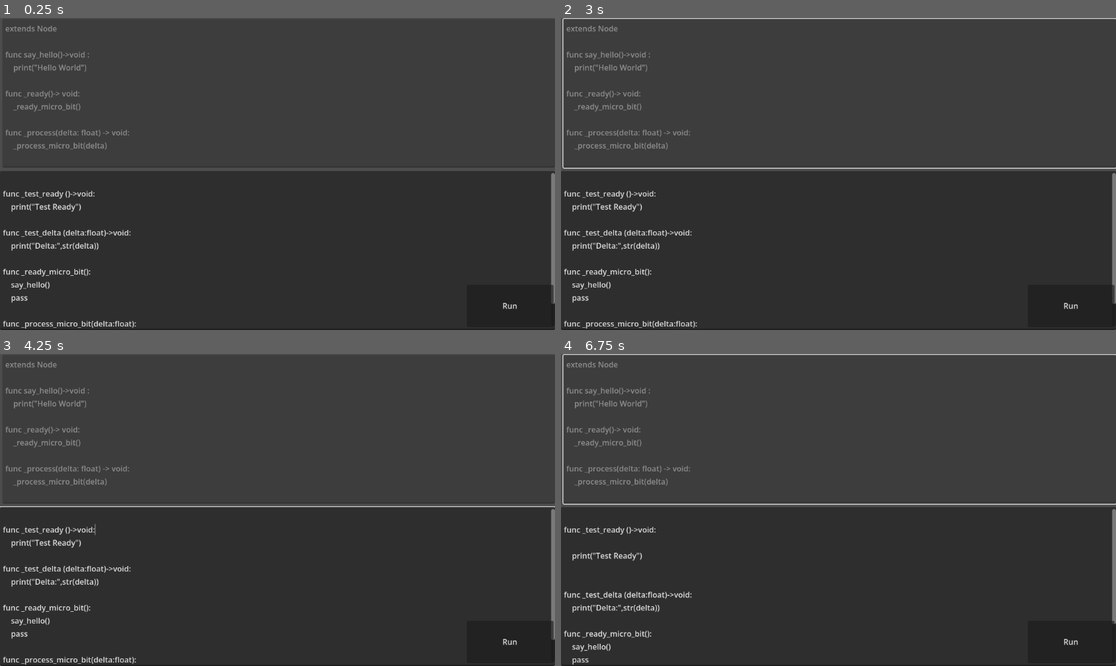
Above: before the commit, frames 1-4 (two rows, left to right).
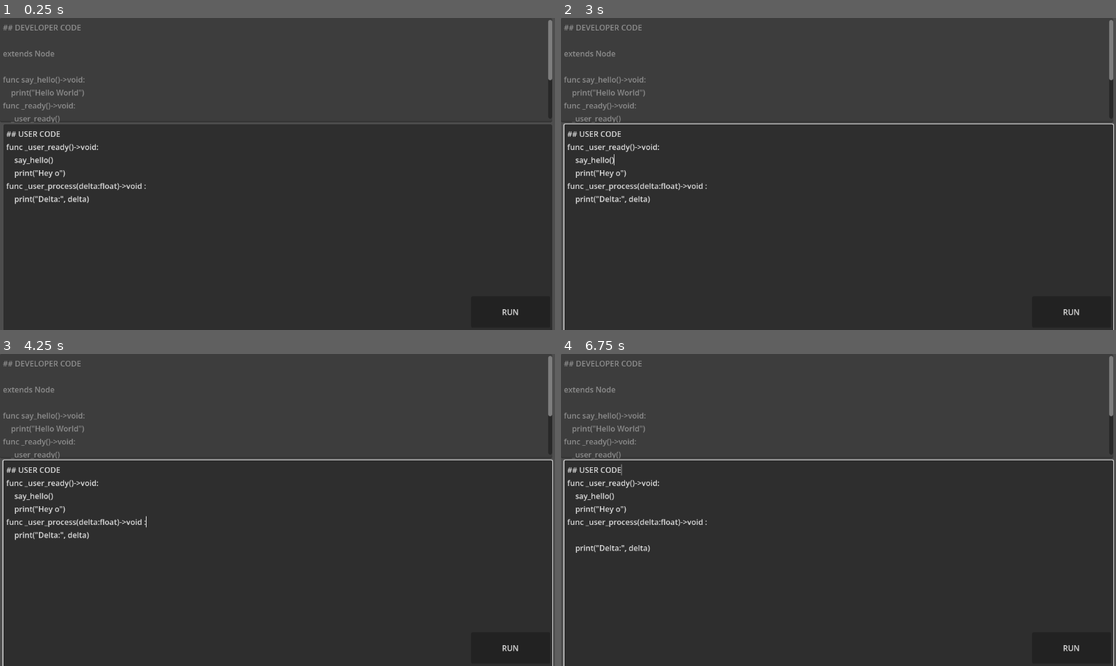
Above: after the commit, the same moments.

Repository: EloiStree/2026_03_20_godot_hello_micro_bit
Game: Godot game, scene res://_/scene/demo/demo_micro_bit_load_running_script_as_node.tscn
Same seed, same stepped clock (60 frames per second), same inputs: the game is played once before the commit and once after it. Before the commit the project starts from res://experimental/scene/mod_hello_world.tscn.
Inputs (mouse positions are in pixels of both pictures, inside the frame that each line leads up to):
- Up to frame 1 (0.25 s): no input
- Up to frame 2 (3 s): click "Run" (after the commit: "RUN") at 0.5 s; click "Run" (after the commit: "RUN") at 1.25 s; click "Run" (after the commit: "RUN") at 2 s; tap Enter at 2.75 s; move the mouse to (960, 158) at 2.77 s; click (960, 158) at 2.92 s
- Up to frame 3 (4.25 s): tap Space at 3.5 s; move the mouse to (166, 525) at 3.52 s; click (166, 525) at 3.67 s
- Up to frame 4 (6.75 s): tap Enter at 4.25, 5.75 s; move the mouse to (894, 441) at 4.27 s; click (894, 441) at 4.42 s; tap Space at 5, 6.5 s; move the mouse to (810, 572) at 5.02 s; click (810, 572) at 5.17 s; move the mouse to (1005, 556) at 5.77 s; click (1005, 556) at 5.92 s; move the mouse to (672, 463) at 6.52 s; click (672, 463) at 6.67 s

The runs differ from the first frame. In frame 1, 4.7% of the frame differs, in the area x 0-100%, y 0-100%; in frame 2, 6.0%; in frame 3, 5.5%; in frame 4, 5.8%.

Commit message:
Save Modding feature

Diff:
--- /dev/null
+++ b/_/scene/demo/demo_micro_bit_load_running_script_as_node.tscn
@@ -0,0 +1,88 @@
+[gd_scene format=3 uid="uid://cw83e37lp6wc"]
+
+[ext_resource type="Script" uid="uid://cdur1v35yt5vs" path="res://_/script/micro_bit_user_and_developer_code_drom_code_edit.gd" id="1_l75to"]
+[ext_resource type="Script" uid="uid://30bh0betlq5i" path="res://_/script/micro_bit_dev_user_code_to_running_node.gd" id="2_ik5qv"]
+
+[node name="DemoMicroBitLoadRunningScriptAsNode" type="Control" unique_id=867692435]
+layout_mode = 3
+anchors_preset = 15
+anchor_right = 1.0
+anchor_bottom = 1.0
+grow_horizontal = 2
+grow_vertical = 2
+
+[node name="ControlDevUserCode" type="Control" parent="." unique_id=842759537]
+layout_mode = 1
+anchor_right = 1.0
+anchor_bottom = 1.0
+offset_right = -2.0
+offset_bottom = -2.0
+
+[node name="CodeEditDeveloper" type="CodeEdit" parent="ControlDevUserCode" unique_id=1999305177]
+layout_mode = 1
+anchors_preset = -1
+anchor_right = 1.0
+anchor_bottom = 0.33600003
+offset_right = -4.0
+offset_bottom = -0.056015015
+text = "## DEVELOPER CODE
+
+extends Node
+
+func say_hello()->void:
+	print(\"Hello World\")
+func _ready()->void:
+	_user_ready()
+
+func _process(delta:float)->void:
+	_user_process(delta)
+
+"
+editable = false
+
+[node name="CodeEditUser" type="CodeEdit" parent="ControlDevUserCode" unique_id=1969345377]
+layout_mode = 1
+anchors_preset = -1
+anchor_top = 0.365
+anchor_right = 1.0
+anchor_bottom = 1.0220001
+offset_left = 7.0
+offset_top = -14.790009
+offset_right = -4.0
+offset_bottom = -1.2120361
+text = "## USER CODE
+func _user_ready()->void:
+	say_hello()
+	print(\"Hey o\")
+func _user_process(delta:float)->void :
+	print(\"Delta:\", delta)
+
+"
+delimiter_strings = Array[String](["\" \"", "' '"])
+
+[node name="Button" type="Button" parent="ControlDevUserCode" unique_id=1329089710]
+layout_mode = 1
+anchors_preset = -1
+anchor_left = 0.84300005
+anchor_top = 0.8880001
+anchor_right = 1.0
+anchor_bottom = 0.99500006
+offset_left = 8.549927
+offset_top = 4.3519287
+offset_right = -8.0
+offset_bottom = 0.22998047
+text = "RUN"
+
+[node name="NodeExecuteWhenRun" type="Node" parent="ControlDevUserCode" unique_id=605108997 node_paths=PackedStringArray("developer_code", "user_code")]
+script = ExtResource("1_l75to")
+developer_code = NodePath("../CodeEditDeveloper")
+user_code = NodePath("../CodeEditUser")
+push_at_ready = false
+
+[node name="NodeDevUserCodeToNode" type="Node" parent="ControlDevUserCode" unique_id=1413392743]
+script = ExtResource("2_ik5qv")
+
+[connection signal="button_down" from="ControlDevUserCode/Button" to="ControlDevUserCode/NodeExecuteWhenRun" method="push_code_in_code_edit"]
+[connection signal="button_down" from="ControlDevUserCode/Button" to="ControlDevUserCode/NodeDevUserCodeToNode" method="try_execute_code"]
+[connection signal="on_push_developer_user_code" from="ControlDevUserCode/NodeExecuteWhenRun" to="ControlDevUserCode/NodeDevUserCodeToNode" method="set_developer_and_user_code"]
+[connection signal="on_pushed_both_code" from="ControlDevUserCode/NodeExecuteWhenRun" to="ControlDevUserCode/NodeDevUserCodeToNode" method="print_current_code_loaded"]
--- /dev/null
+++ b/_/script/micro_bit_dev_user_code_to_running_node.gd
@@ -0,0 +1,66 @@
+class_name MicroBitDevUserCodeToRunningNode
+extends Node
+
+
+@export var script_name_generated_to_be_loaded :String ="dev_user_code.gd"
+
+@export_group("For Debug")
+@export var developer_code:String
+@export var code_between_to_split = "\n\n####-------- <DEV|USER> --------####\n\n"
+@export var user_code:String
+
+@export var created_node_with_script : Node
+
+
+
+func set_developer_code(code:String):
+	developer_code = code
+func set_user_code(code:String):
+	user_code = code
+func set_developer_and_user_code(code_dev:String,code_user:String):
+	set_developer_code(code_dev)
+	set_user_code(code_user)
+
+
+func print_current_code_loaded():
+	print(developer_code,code_between_to_split,user_code)
+
+
+
+func try_execute_code():
+
+	if created_node_with_script !=null:
+		created_node_with_script.queue_free()
+		created_node_with_script =null
+
+
+	var code_to_execute:String = "\n".join([developer_code,code_between_to_split,user_code])
+
+	## You can not execute a code wihout creating a file for it.
+	## lets create the file
+	## folder for the app user you don tneed permission for this one.
+	var script_path: String = "user://"+script_name_generated_to_be_loaded
+	print(script_path)
+	print(ProjectSettings.globalize_path(script_path))
+	var file = FileAccess.open(script_path, FileAccess.WRITE)
+	if file:
+		file.store_string(code_to_execute)
+		file.close()
+	else:
+		push_error("Failed to create file at: %s" % script_path)
+		return
+
+	var script = ResourceLoader.load(script_path, "GDScript", 0)
+	if not script is GDScript:
+		push_error("Loaded file is not a valid GDScript.")
+		return
+
+	var node_to_run_in_scene: Node = Node.new()
+	created_node_with_script = node_to_run_in_scene
+	node_to_run_in_scene.set_script(script)
+	node_to_run_in_scene.set_process(true)
+	node_to_run_in_scene.set_physics_process(true)
+
+	# Ready is called here. when added
+	add_child(node_to_run_in_scene)
+	# Same for _process
--- a/experimental/script/mod_gd_push_dev_user_code.gd
+++ b/_/script/micro_bit_user_and_developer_code_drom_code_edit.gd
@@ -1,8 +1,10 @@
+class_name MicroBitUserAndDeveloperCodeFromCodeEdit
 extends Node
 
 
 signal on_push_developer_code(developer_code:String)
 signal on_push_user_code(user_code:String)
+signal on_push_developer_user_code(developer_code:String,user_code:String)
 signal on_pushed_both_code()
 
 @export var developer_code : CodeEdit
@@ -17,4 +19,5 @@
 func push_code_in_code_edit():
 	on_push_developer_code.emit(developer_code.text)
 	on_push_user_code.emit(user_code.text)
+	on_push_developer_user_code.emit(developer_code.text,user_code.text)
 	on_pushed_both_code.emit()
--- a/experimental/scene/mod_hello_world.tscn
+++ /dev/null
@@ -1,86 +0,0 @@
-[gd_scene format=3 uid="uid://8ul1ditqxx7m"]
-
-[ext_resource type="Script" uid="uid://dbvmw0565hj5q" path="res://experimental/script/mod_gd_push_dev_user_code.gd" id="1_ojjh8"]
-[ext_resource type="Script" uid="uid://dtvvh0fxbt4p2" path="res://experimental/script/mod_gd_hello_world.gd" id="2_mq3qa"]
-
-[node name="ModHelloWorld" type="Control" unique_id=1277085664]
-layout_mode = 3
-anchors_preset = 15
-anchor_right = 1.0
-anchor_bottom = 1.0
-grow_horizontal = 2
-grow_vertical = 2
-
-[node name="CodeEditDev" type="CodeEdit" parent="." unique_id=1544468181]
-layout_mode = 1
-anchors_preset = -1
-anchor_top = 0.003
-anchor_right = 1.0
-anchor_bottom = 0.48000002
-offset_left = 5.0
-offset_top = 0.055999994
-offset_bottom = -0.040008545
-grow_horizontal = 2
-grow_vertical = 2
-text = "extends Node
-
-func say_hello()->void :
-	print(\"Hello World\")
-
-func _ready()-> void:
-	_ready_micro_bit()
-
-func _process(delta: float) -> void:
-	_process_micro_bit(delta)"
-editable = false
-
-[node name="CodeEditUser" type="CodeEdit" parent="." unique_id=1698043918]
-layout_mode = 1
-anchors_preset = -1
-anchor_top = 0.5
-anchor_right = 1.0
-anchor_bottom = 1.0
-offset_top = -6.0
-grow_horizontal = 2
-grow_vertical = 2
-text = "
-func _test_ready ()->void:
-	print(\"Test Ready\")
-
-func _test_delta (delta:float)->void:
-	print(\"Delta:\",str(delta))
-
-func _ready_micro_bit():
-	say_hello()
-	pass
-
-func _process_micro_bit(delta:float):
-	pass
-"
-
-[node name="Button" type="Button" parent="." unique_id=240530812]
-layout_mode = 1
-anchors_preset = -1
-anchor_left = 0.84900004
-anchor_top = 0.855
-anchor_right = 0.99700004
-anchor_bottom = 0.99100006
-offset_left = -9.048035
-offset_top = -0.040039063
-offset_right = 0.45593262
-offset_bottom = -0.16802979
-text = "Run"
-
-[node name="NodePusher" type="Node" parent="." unique_id=383379907 node_paths=PackedStringArray("developer_code", "user_code")]
-script = ExtResource("1_ojjh8")
-developer_code = NodePath("../CodeEditDev")
-user_code = NodePath("../CodeEditUser")
-push_at_ready = false
-
-[node name="NodHelloWorld" type="Node" parent="." unique_id=403923243]
-script = ExtResource("2_mq3qa")
-
-[connection signal="button_down" from="Button" to="NodePusher" method="push_code_in_code_edit"]
-[connection signal="on_push_developer_code" from="NodePusher" to="NodHelloWorld" method="set_developer_text"]
-[connection signal="on_push_user_code" from="NodePusher" to="NodHelloWorld" method="set_user_text"]
-[connection signal="on_pushed_both_code" from="NodePusher" to="NodHelloWorld" method="execute_code"]
--- a/experimental/script/mod_gd_hello_world.gd
+++ /dev/null
@@ -1,58 +0,0 @@
-extends Node
-
-
-@export_multiline() var developer_text:String
-@export_multiline() var user_text_to_append:String
-@export_multiline() var split_line_comment :String="\n\n# ----------------<-DEV  /  USER->------------------- #\n\n"
-
-@export_group("For Debug")
-@export_multiline() var for_debug_last_executed_code:String
-@export var created_node_with_script :Node
-@export var local_script_file_name:String= "dynamic_script.gd"
-
-func set_developer_text(text:String):
-	developer_text = text
-
-func set_user_text(text:String):
-	# TODO:  Add file read write protection code later
-	user_text_to_append = text
-
-
-
-
-func execute_code() -> void:
-	var script_path: String = "user://"+local_script_file_name
-
-	#Something like that
-	# 1. Clean up the previous instance
-	if created_node_with_script != null:
-		created_node_with_script.queue_free()
-		created_node_with_script = null
-
-	# 2. Combine the code
-	var code: String = "\n".join([developer_text, split_line_comment, user_text_to_append])
-	for_debug_last_executed_code = code
-
-	# 3. Create/Overwrite the file in the perma data folder (user://)
-	var file = FileAccess.open(script_path, FileAccess.WRITE)
-	if file:
-		file.store_string(code)
-		file.close()
-	else:
-		push_error("Failed to create file at: %s" % script_path)
-		return
-
-	var script = ResourceLoader.load(script_path, "GDScript", 0)
-	if not script is GDScript:
-		push_error("Loaded file is not a valid GDScript.")
-		return
-
-	var node: Node = Node.new()
-	created_node_with_script = node
-	node.set_script(script)
-	node.set_process(true)
-	node.set_physics_process(true)
-	add_child(node)
-
-
-	print("Saved and executed code from: %s" % script_path)
--- a/project.godot
+++ b/project.godot
@@ -11,7 +11,7 @@
 [application]
 
 config/name="2026_03_20_godot_hello_micro_bit"
-run/main_scene="uid://8ul1ditqxx7m"
+run/main_scene="uid://cw83e37lp6wc"
 config/features=PackedStringArray("4.6", "Mobile")
 config/icon="res://icon.svg"
 
--- /dev/null
+++ b/random.gd
@@ -0,0 +1,18 @@
+## DEVELOPER CODE
+
+extends Node
+
+func say_hello()->void:
+	print("Hello World")
+func _ready()->void:
+	user_ready()
+
+
+
+####-------- <DEV|USER> --------####
+
+
+## USER CODE
+func user_ready()->void:
+	say_hello()
+	print("Hey o")
Not shown, added: _/script/micro_bit_dev_user_code_to_running_node.gd.uid
Not shown, added: _/script/micro_bit_user_and_developer_code_drom_code_edit.gd.uid
Not shown, removed: experimental/script/mod_gd_hello_world.gd.uid
Not shown, removed: experimental/script/mod_gd_push_dev_user_code.gd.uid
Not shown, added: mod_draft_micro_bit.txt
Not shown, added: random.gd.uid
